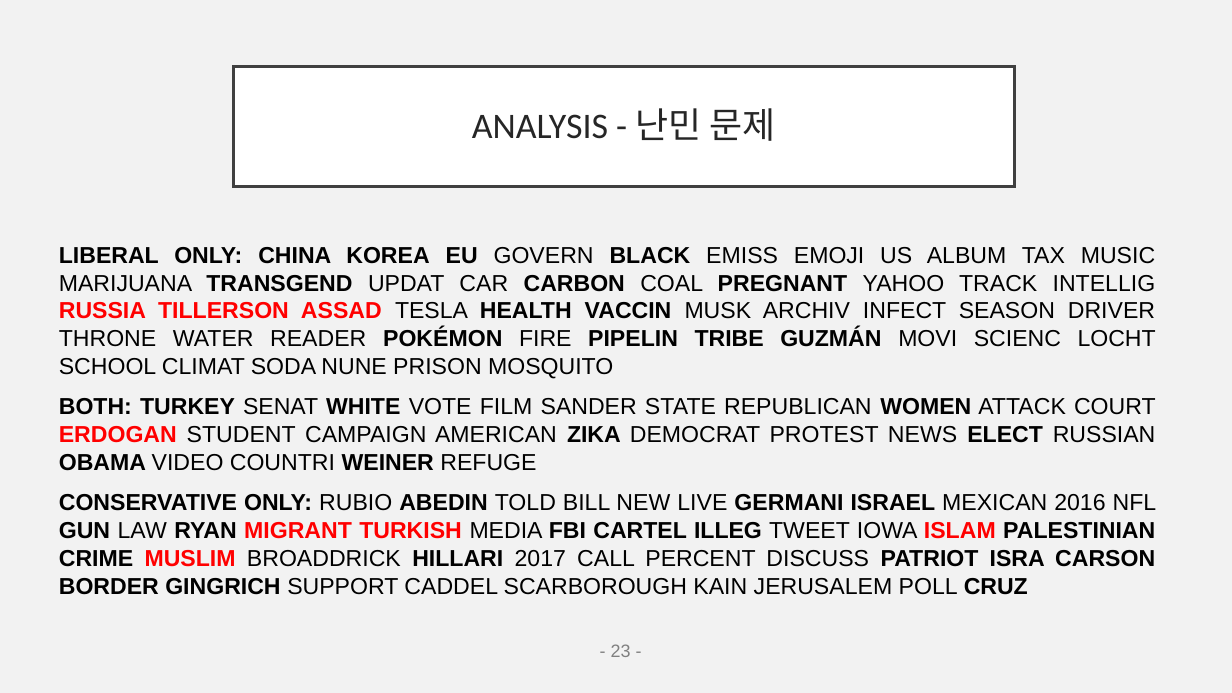
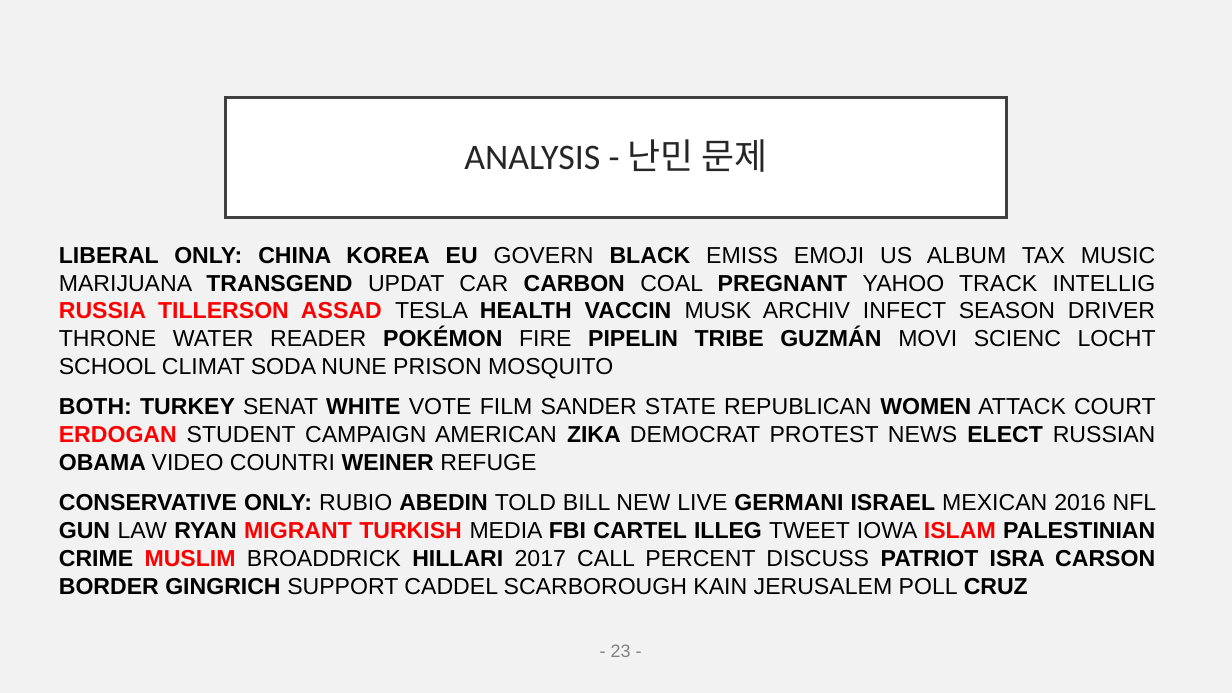
Before and after one commit to EJLEE5826/American_News_Topic_Modeling-using_LDA, a slide deck: slide 23 of final_pptNLP.pptx. Drawn at 1232x693 pixels with LibreOffice and Linux fonts; fonts in the diff are those of the drawing. Boxes give left, top, right and bottom in pixels: in the first picture for what was removed or moved away, otherwise in the second. Text is boxed around its words. In the diff, an @@ line names an element or a change of style, - is before the commit and + after.

```diff
--- a/final_pptNLP.pptx
+++ b/final_pptNLP.pptx
@@ title "ANALYSIS - 난민 문제": place and size @@
-title "ANALYSIS - 난민 문제" at box(233, 67, 1014, 187)
+title "ANALYSIS - 난민 문제" at box(226, 98, 1006, 218)
```
Also in this commit, not shown: 6 other slides changed.
